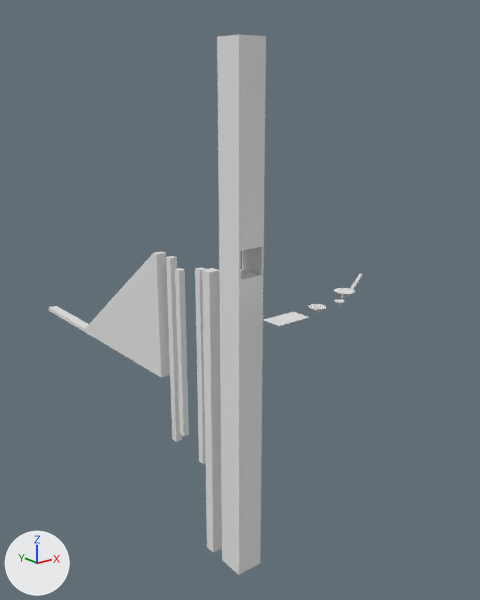
Renders of the glTF model assets/models/levels/Level3.glb from each side of a commit.
One viewpoint serves both versions: a 50 mm camera at (-365.0, -361.0, 162.0) aimed at (169.0, 306.0, -105.0). The lights are fixed; the arrows at lower left show +X, +Y and +Z. Where no turn or scale is listed for an object, it has been applied to the vertices.

The first picture shows 'Escaleras-col', 'Pilar1-col', 'Pilar2-col', 'Pilar3-col', 'Pilar4-col', 'Pilar5-col'.
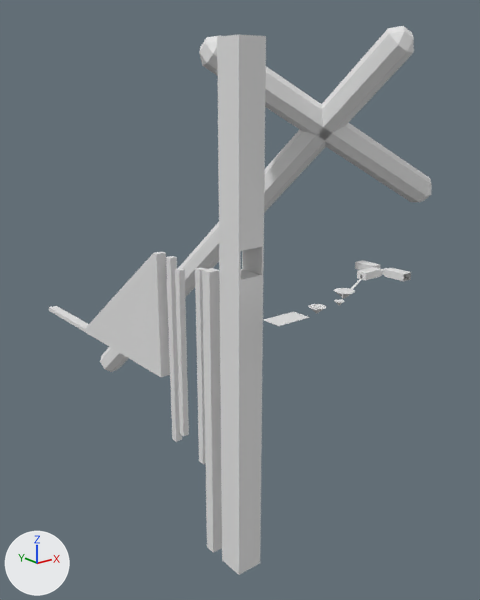
Boxes (x1, y1, x2, y2) around the edits, measured in the pictures (480 x 600 px):
```json
{"object": "Cruz", "change": "added", "after": [100, 26, 432, 372]}
{"object": "SalaD-col", "change": "added", "after": [384, 268, 411, 281]}
{"object": "Sala01-col", "change": "added", "after": [359, 267, 382, 280]}
{"object": "SalaI-col", "change": "added", "after": [355, 260, 380, 270]}
{"object": "Puerta1-col", "change": "added", "after": [357, 271, 366, 280]}
```

Edits to the scene script, one JSON object a line:
```json
{"op": "add", "block": "me_cube_005", "code": ["me_cube_005 = bpy.data.meshes.new('Cube.005')", "me_cube_005.from_pydata(...)  # 16 vertices, 32 faces; spans x 0.28..0.46, y -5.13..5.13, z -1.15..5.77"]}
{"op": "add", "block": "me_cube_012", "code": ["me_cube_012 = bpy.data.meshes.new('Cube.012')", "me_cube_012.from_pydata(...)  # 32 vertices, 48 faces; spans x -1.6..1.6, y -1.0..1.0, z -30.7..0.5"]}
{"op": "add", "block": "me_cube_038", "code": ["me_cube_038 = bpy.data.meshes.new('Cube.038')", "me_cube_038.from_pydata(...)  # 48 vertices, 88 faces; spans x -104.0..180.0, y -264.0..264.0, z -270.0..270.0"]}
{"op": "add", "block": "ob_puerta1_col", "code": ["ob_puerta1_col = bpy.data.objects.new('Puerta1-col', me_cube_005)", "ob_puerta1_col.location = (88.0, 28.0, 0.0)"]}
{"op": "add", "block": "ob_salai_col", "code": ["ob_salai_col = bpy.data.objects.new('SalaI-col', me_cube_012)", "ob_salai_col.location = (118.0, 46.0, -1.0)", "ob_salai_col.rotation_euler = (0.0, 0.0, -1.571)  # degrees (0, 0, -90)", "ob_salai_col.scale = (-6.96, -5.0, -0.221)"]}
{"op": "add", "block": "ob_salad_col", "code": ["ob_salad_col = bpy.data.objects.new('SalaD-col', me_cube_012.copy())", "ob_salad_col.location = (118.0, 10.0, -1.0)", "ob_salad_col.rotation_euler = (0.0, 0.0, 1.571)  # degrees (0, 0, 90)", "ob_salad_col.scale = (-6.96, -5.0, -0.221)"]}
{"op": "add", "block": "ob_sala01_col", "code": ["ob_sala01_col = bpy.data.objects.new('Sala01-col', me_cube_012.copy())", "ob_sala01_col.location = (99.0, 28.0, -1.0)", "ob_sala01_col.rotation_euler = (0.0, 0.0, 3.142)  # degrees (0, 0, 180)", "ob_sala01_col.scale = (-6.96, -5.0, -0.221)"]}
{"op": "add", "block": "ob_cruz", "code": ["ob_cruz = bpy.data.objects.new('Cruz', me_cube_038)", "ob_cruz.location = (199.0, 387.0, -40.0)"]}
```
